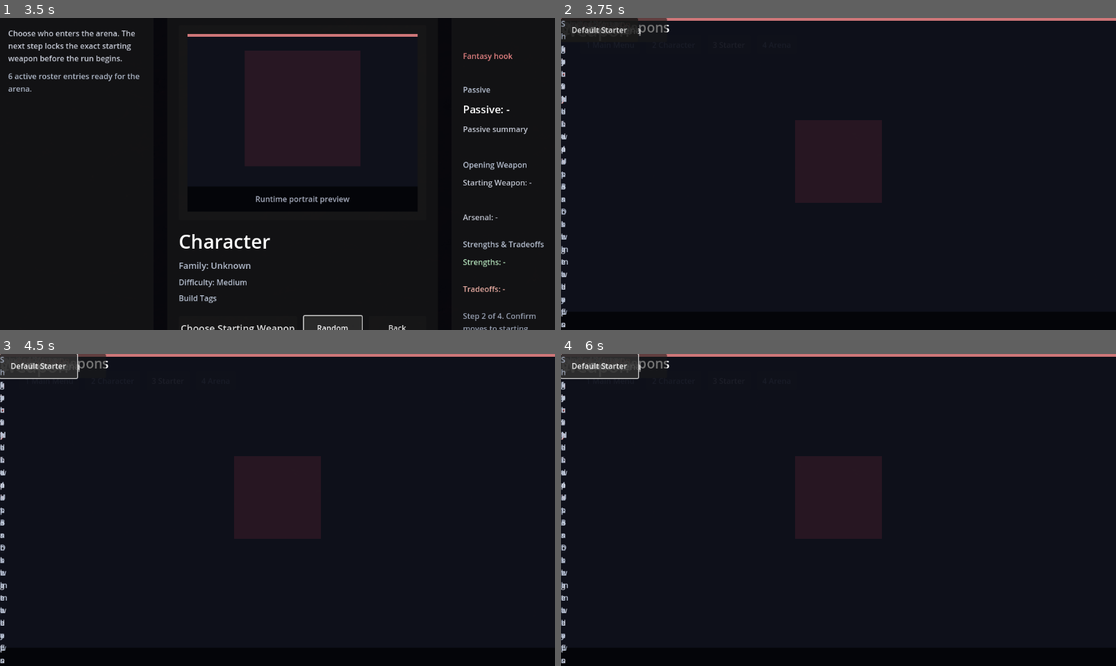
Above: before the commit, frames 1-4 (two rows, left to right).
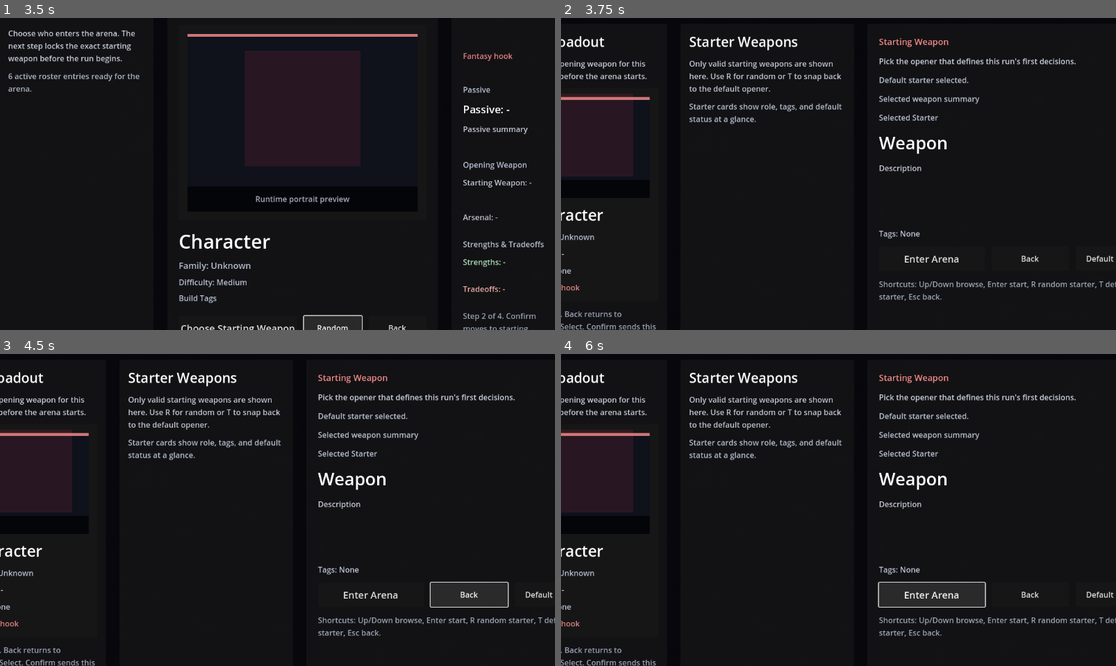
Above: after the commit, the same moments.

Repository: KevinRabbe/bullet-hell-roughe-lite
Game: Godot game, scene res://scenes/ui/MainMenu.tscn
The game is run twice, just before and just after one commit, with the same random seed, the same clock (stepped at 60 frames per second) and the same inputs.
Inputs (mouse positions are in pixels of both pictures, inside the frame that each line leads up to):
- Up to frame 1 (3.5 s): click "Start Run -> Character Select" at 0.5 s; click "Choose Starting Weapon" at 1.25 s; click "Back" at 2 s; click "Random" at 2.75 s
- Up to frame 2 (3.75 s): tap Enter at 3.5 s; move the mouse to (960, 158) at 3.52 s; hold D (move_right) from 3.53 s (still down); hold C (cycle_character) from 3.53 s (still down); click (960, 158) at 3.67 s
- Up to frame 3 (4.5 s): tap Space at 3.77 s; release D (move_right) at 4.25 s; release C (cycle_character) at 4.25 s; click "Back" at 4.25 s
- Up to frame 4 (6 s): click "Default Starter" at 5 s; click "Enter Arena" at 5.75 s

Frame 1 is identical in both runs. In frame 2, 10% of the frame differs, in the area x 0-100%, y 0-100%; in frame 3, 12%; in frame 4, 12%.
Error in both runs: Cannot call method 'get_children' on a null value. (res://scripts/ui/character_select_screen.gd:93)

Commit message:
Fix starting weapon scene parent paths

Diff:
--- a/scenes/ui/StartingWeaponSelect.tscn
+++ b/scenes/ui/StartingWeaponSelect.tscn
@@ -127,54 +127,54 @@
 size_flags_vertical = 3
 theme_override_constants/separation = 28
 
-[node name="CharacterPanel" type="PanelContainer" parent="RootMargin/MainHBox"]
+[node name="CharacterPanel" type="PanelContainer" parent="RootMargin/RootVBox/MainHBox"]
 custom_minimum_size = Vector2(320, 0)
 layout_mode = 2
 
-[node name="CharacterMargin" type="MarginContainer" parent="RootMargin/MainHBox/CharacterPanel"]
+[node name="CharacterMargin" type="MarginContainer" parent="RootMargin/RootVBox/MainHBox/CharacterPanel"]
 layout_mode = 2
 theme_override_constants/margin_left = 18
 theme_override_constants/margin_top = 18
 theme_override_constants/margin_right = 18
 theme_override_constants/margin_bottom = 18
 
-[node name="CharacterVBox" type="VBoxContainer" parent="RootMargin/MainHBox/CharacterPanel/CharacterMargin"]
+[node name="CharacterVBox" type="VBoxContainer" parent="RootMargin/RootVBox/MainHBox/CharacterPanel/CharacterMargin"]
 layout_mode = 2
 theme_override_constants/separation = 14
 
-[node name="CharacterTitle" type="Label" parent="RootMargin/MainHBox/CharacterPanel/CharacterMargin/CharacterVBox"]
+[node name="CharacterTitle" type="Label" parent="RootMargin/RootVBox/MainHBox/CharacterPanel/CharacterMargin/CharacterVBox"]
 layout_mode = 2
 theme_override_font_sizes/font_size = 28
 text = "Run Loadout"
 
-[node name="CharacterBody" type="Label" parent="RootMargin/MainHBox/CharacterPanel/CharacterMargin/CharacterVBox"]
+[node name="CharacterBody" type="Label" parent="RootMargin/RootVBox/MainHBox/CharacterPanel/CharacterMargin/CharacterVBox"]
 layout_mode = 2
 theme_override_colors/font_color = Color(0.84, 0.86, 0.91, 0.92)
 autowrap_mode = 3
 text = "Lock the opening weapon for this character before the arena starts."
 
-[node name="HeroPanel" type="PanelContainer" parent="RootMargin/MainHBox/CharacterPanel/CharacterMargin/CharacterVBox"]
+[node name="HeroPanel" type="PanelContainer" parent="RootMargin/RootVBox/MainHBox/CharacterPanel/CharacterMargin/CharacterVBox"]
 custom_minimum_size = Vector2(0, 330)
 layout_mode = 2
 size_flags_vertical = 3
 
-[node name="HeroMargin" type="MarginContainer" parent="RootMargin/MainHBox/CharacterPanel/CharacterMargin/CharacterVBox/HeroPanel"]
+[node name="HeroMargin" type="MarginContainer" parent="RootMargin/RootVBox/MainHBox/CharacterPanel/CharacterMargin/CharacterVBox/HeroPanel"]
 layout_mode = 2
 theme_override_constants/margin_left = 18
 theme_override_constants/margin_top = 18
 theme_override_constants/margin_right = 18
 theme_override_constants/margin_bottom = 18
 
-[node name="HeroVBox" type="VBoxContainer" parent="RootMargin/MainHBox/CharacterPanel/CharacterMargin/CharacterVBox/HeroPanel/HeroMargin"]
+[node name="HeroVBox" type="VBoxContainer" parent="RootMargin/RootVBox/MainHBox/CharacterPanel/CharacterMargin/CharacterVBox/HeroPanel/HeroMargin"]
 layout_mode = 2
 theme_override_constants/separation = 12
 
-[node name="PortraitStage" type="Control" parent="RootMargin/MainHBox/CharacterPanel/CharacterMargin/CharacterVBox/HeroPanel/HeroMargin/HeroVBox"]
+[node name="PortraitStage" type="Control" parent="RootMargin/RootVBox/MainHBox/CharacterPanel/CharacterMargin/CharacterVBox/HeroPanel/HeroMargin/HeroVBox"]
 custom_minimum_size = Vector2(0, 210)
 layout_mode = 2
 size_flags_vertical = 3
 
-[node name="PortraitBackdrop" type="ColorRect" parent="RootMargin/MainHBox/CharacterPanel/CharacterMargin/CharacterVBox/HeroPanel/HeroMargin/HeroVBox/PortraitStage"]
+[node name="PortraitBackdrop" type="ColorRect" parent="RootMargin/RootVBox/MainHBox/CharacterPanel/CharacterMargin/CharacterVBox/HeroPanel/HeroMargin/HeroVBox/PortraitStage"]
 layout_mode = 1
 anchors_preset = 15
 anchor_right = 1.0
@@ -183,7 +183,7 @@
 grow_vertical = 2
 color = Color(0.0588235, 0.0666667, 0.105882, 0.94)
 
-[node name="PortraitHalo" type="ColorRect" parent="RootMargin/MainHBox/CharacterPanel/CharacterMargin/CharacterVBox/HeroPanel/HeroMargin/HeroVBox/PortraitStage"]
+[node name="PortraitHalo" type="ColorRect" parent="RootMargin/RootVBox/MainHBox/CharacterPanel/CharacterMargin/CharacterVBox/HeroPanel/HeroMargin/HeroVBox/PortraitStage"]
 layout_mode = 1
 anchors_preset = 8
 anchor_left = 0.5
@@ -198,7 +198,7 @@
 grow_vertical = 2
 color = Color(0.592157, 0.2, 0.286275, 0.18)
 
-[node name="PortraitAccentBar" type="ColorRect" parent="RootMargin/MainHBox/CharacterPanel/CharacterMargin/CharacterVBox/HeroPanel/HeroMargin/HeroVBox/PortraitStage"]
+[node name="PortraitAccentBar" type="ColorRect" parent="RootMargin/RootVBox/MainHBox/CharacterPanel/CharacterMargin/CharacterVBox/HeroPanel/HeroMargin/HeroVBox/PortraitStage"]
 layout_mode = 1
 anchors_preset = 10
 anchor_right = 1.0
@@ -206,7 +206,7 @@
 grow_horizontal = 2
 color = Color(0.992157, 0.560784, 0.560784, 0.8)
 
-[node name="PortraitFloor" type="ColorRect" parent="RootMargin/MainHBox/CharacterPanel/CharacterMargin/CharacterVBox/HeroPanel/HeroMargin/HeroVBox/PortraitStage"]
+[node name="PortraitFloor" type="ColorRect" parent="RootMargin/RootVBox/MainHBox/CharacterPanel/CharacterMargin/CharacterVBox/HeroPanel/HeroMargin/HeroVBox/PortraitStage"]
 layout_mode = 1
 anchors_preset = 12
 anchor_top = 1.0
@@ -217,178 +217,178 @@
 grow_vertical = 0
 color = Color(0.0117647, 0.0156863, 0.027451, 0.88)
 
-[node name="PortraitCenter" type="CenterContainer" parent="RootMargin/MainHBox/CharacterPanel/CharacterMargin/CharacterVBox/HeroPanel/HeroMargin/HeroVBox/PortraitStage"]
-layout_mode = 1
-anchors_preset = 15
-anchor_right = 1.0
-anchor_bottom = 1.0
-grow_horizontal = 2
-grow_vertical = 2
-
-[node name="PortraitRect" type="TextureRect" parent="RootMargin/MainHBox/CharacterPanel/CharacterMargin/CharacterVBox/HeroPanel/HeroMargin/HeroVBox/PortraitStage/PortraitCenter"]
+[node name="PortraitCenter" type="CenterContainer" parent="RootMargin/RootVBox/MainHBox/CharacterPanel/CharacterMargin/CharacterVBox/HeroPanel/HeroMargin/HeroVBox/PortraitStage"]
+layout_mode = 1
+anchors_preset = 15
+anchor_right = 1.0
+anchor_bottom = 1.0
+grow_horizontal = 2
+grow_vertical = 2
+
+[node name="PortraitRect" type="TextureRect" parent="RootMargin/RootVBox/MainHBox/CharacterPanel/CharacterMargin/CharacterVBox/HeroPanel/HeroMargin/HeroVBox/PortraitStage/PortraitCenter"]
 custom_minimum_size = Vector2(0, 180)
 layout_mode = 2
 size_flags_horizontal = 4
 expand_mode = 1
 stretch_mode = 5
 
-[node name="CharacterName" type="Label" parent="RootMargin/MainHBox/CharacterPanel/CharacterMargin/CharacterVBox/HeroPanel/HeroMargin/HeroVBox"]
+[node name="CharacterName" type="Label" parent="RootMargin/RootVBox/MainHBox/CharacterPanel/CharacterMargin/CharacterVBox/HeroPanel/HeroMargin/HeroVBox"]
 layout_mode = 2
 theme_override_font_sizes/font_size = 32
 text = "Character"
 
-[node name="CharacterFamily" type="Label" parent="RootMargin/MainHBox/CharacterPanel/CharacterMargin/CharacterVBox/HeroPanel/HeroMargin/HeroVBox"]
+[node name="CharacterFamily" type="Label" parent="RootMargin/RootVBox/MainHBox/CharacterPanel/CharacterMargin/CharacterVBox/HeroPanel/HeroMargin/HeroVBox"]
 layout_mode = 2
 theme_override_colors/font_color = Color(0.75, 0.79, 0.86, 0.95)
 text = "Family: Unknown"
 
-[node name="PassiveLabel" type="Label" parent="RootMargin/MainHBox/CharacterPanel/CharacterMargin/CharacterVBox/HeroPanel/HeroMargin/HeroVBox"]
+[node name="PassiveLabel" type="Label" parent="RootMargin/RootVBox/MainHBox/CharacterPanel/CharacterMargin/CharacterVBox/HeroPanel/HeroMargin/HeroVBox"]
 layout_mode = 2
 theme_override_colors/font_color = Color(0.84, 0.86, 0.91, 0.92)
 autowrap_mode = 3
 text = "Passive: -"
 
-[node name="CharacterTags" type="Label" parent="RootMargin/MainHBox/CharacterPanel/CharacterMargin/CharacterVBox/HeroPanel/HeroMargin/HeroVBox"]
+[node name="CharacterTags" type="Label" parent="RootMargin/RootVBox/MainHBox/CharacterPanel/CharacterMargin/CharacterVBox/HeroPanel/HeroMargin/HeroVBox"]
 layout_mode = 2
 theme_override_colors/font_color = Color(0.75, 0.79, 0.86, 0.95)
 autowrap_mode = 3
 text = "Tags: None"
 
-[node name="FantasyHook" type="Label" parent="RootMargin/MainHBox/CharacterPanel/CharacterMargin/CharacterVBox/HeroPanel/HeroMargin/HeroVBox"]
+[node name="FantasyHook" type="Label" parent="RootMargin/RootVBox/MainHBox/CharacterPanel/CharacterMargin/CharacterVBox/HeroPanel/HeroMargin/HeroVBox"]
 layout_mode = 2
 theme_override_colors/font_color = Color(0.992157, 0.560784, 0.560784, 0.9)
 autowrap_mode = 3
 text = "Fantasy hook"
 
-[node name="CharacterHint" type="Label" parent="RootMargin/MainHBox/CharacterPanel/CharacterMargin/CharacterVBox"]
+[node name="CharacterHint" type="Label" parent="RootMargin/RootVBox/MainHBox/CharacterPanel/CharacterMargin/CharacterVBox"]
 layout_mode = 2
 theme_override_colors/font_color = Color(0.68, 0.72, 0.8, 0.88)
 autowrap_mode = 3
 text = "Step 3 of 4. Back returns to Character Select. Confirm sends this exact starter into the run."
 
-[node name="WeaponPanel" type="PanelContainer" parent="RootMargin/MainHBox"]
+[node name="WeaponPanel" type="PanelContainer" parent="RootMargin/RootVBox/MainHBox"]
 custom_minimum_size = Vector2(360, 0)
 layout_mode = 2
 
-[node name="WeaponMargin" type="MarginContainer" parent="RootMargin/MainHBox/WeaponPanel"]
+[node name="WeaponMargin" type="MarginContainer" parent="RootMargin/RootVBox/MainHBox/WeaponPanel"]
 layout_mode = 2
 theme_override_constants/margin_left = 18
 theme_override_constants/margin_top = 18
 theme_override_constants/margin_right = 18
 theme_override_constants/margin_bottom = 18
 
-[node name="WeaponVBox" type="VBoxContainer" parent="RootMargin/MainHBox/WeaponPanel/WeaponMargin"]
+[node name="WeaponVBox" type="VBoxContainer" parent="RootMargin/RootVBox/MainHBox/WeaponPanel/WeaponMargin"]
 layout_mode = 2
 theme_override_constants/separation = 14
 
-[node name="WeaponTitle" type="Label" parent="RootMargin/MainHBox/WeaponPanel/WeaponMargin/WeaponVBox"]
+[node name="WeaponTitle" type="Label" parent="RootMargin/RootVBox/MainHBox/WeaponPanel/WeaponMargin/WeaponVBox"]
 layout_mode = 2
 theme_override_font_sizes/font_size = 28
 text = "Starter Weapons"
 
-[node name="WeaponBody" type="Label" parent="RootMargin/MainHBox/WeaponPanel/WeaponMargin/WeaponVBox"]
+[node name="WeaponBody" type="Label" parent="RootMargin/RootVBox/MainHBox/WeaponPanel/WeaponMargin/WeaponVBox"]
 layout_mode = 2
 theme_override_colors/font_color = Color(0.84, 0.86, 0.91, 0.92)
 autowrap_mode = 3
 text = "Only valid starting weapons are shown here. Use R for random or T to snap back to the default opener."
 
-[node name="WeaponStatus" type="Label" parent="RootMargin/MainHBox/WeaponPanel/WeaponMargin/WeaponVBox"]
+[node name="WeaponStatus" type="Label" parent="RootMargin/RootVBox/MainHBox/WeaponPanel/WeaponMargin/WeaponVBox"]
 layout_mode = 2
 theme_override_colors/font_color = Color(0.75, 0.79, 0.86, 0.92)
 autowrap_mode = 3
 text = "Starter cards show role, tags, and default status at a glance."
 
-[node name="WeaponList" type="GridContainer" parent="RootMargin/MainHBox/WeaponPanel/WeaponMargin/WeaponVBox"]
+[node name="WeaponList" type="GridContainer" parent="RootMargin/RootVBox/MainHBox/WeaponPanel/WeaponMargin/WeaponVBox"]
 layout_mode = 2
 size_flags_vertical = 3
 columns = 2
 theme_override_constants/h_separation = 10
 theme_override_constants/v_separation = 10
 
-[node name="DetailPanel" type="PanelContainer" parent="RootMargin/MainHBox"]
+[node name="DetailPanel" type="PanelContainer" parent="RootMargin/RootVBox/MainHBox"]
 layout_mode = 2
 size_flags_horizontal = 3
 
-[node name="DetailMargin" type="MarginContainer" parent="RootMargin/MainHBox/DetailPanel"]
+[node name="DetailMargin" type="MarginContainer" parent="RootMargin/RootVBox/MainHBox/DetailPanel"]
 layout_mode = 2
 theme_override_constants/margin_left = 24
 theme_override_constants/margin_top = 24
 theme_override_constants/margin_right = 24
 theme_override_constants/margin_bottom = 24
 
-[node name="DetailVBox" type="VBoxContainer" parent="RootMargin/MainHBox/DetailPanel/DetailMargin"]
+[node name="DetailVBox" type="VBoxContainer" parent="RootMargin/RootVBox/MainHBox/DetailPanel/DetailMargin"]
 layout_mode = 2
 theme_override_constants/separation = 16
 
-[node name="Title" type="Label" parent="RootMargin/MainHBox/DetailPanel/DetailMargin/DetailVBox"]
+[node name="Title" type="Label" parent="RootMargin/RootVBox/MainHBox/DetailPanel/DetailMargin/DetailVBox"]
 layout_mode = 2
 theme_override_colors/font_color = Color(0.992157, 0.560784, 0.560784, 0.95)
 theme_override_font_sizes/font_size = 18
 text = "Starting Weapon"
 
-[node name="Headline" type="Label" parent="RootMargin/MainHBox/DetailPanel/DetailMargin/DetailVBox"]
+[node name="Headline" type="Label" parent="RootMargin/RootVBox/MainHBox/DetailPanel/DetailMargin/DetailVBox"]
 layout_mode = 2
 theme_override_colors/font_color = Color(0.84, 0.86, 0.91, 0.92)
 autowrap_mode = 3
 text = "Pick the opener that defines this run's first decisions."
 
-[node name="SelectionState" type="Label" parent="RootMargin/MainHBox/DetailPanel/DetailMargin/DetailVBox"]
+[node name="SelectionState" type="Label" parent="RootMargin/RootVBox/MainHBox/DetailPanel/DetailMargin/DetailVBox"]
 layout_mode = 2
 theme_override_colors/font_color = Color(0.75, 0.79, 0.86, 0.95)
 autowrap_mode = 3
 text = "Default starter selected."
 
-[node name="SelectionSummary" type="Label" parent="RootMargin/MainHBox/DetailPanel/DetailMargin/DetailVBox"]
+[node name="SelectionSummary" type="Label" parent="RootMargin/RootVBox/MainHBox/DetailPanel/DetailMargin/DetailVBox"]
 layout_mode = 2
 theme_override_colors/font_color = Color(0.75, 0.79, 0.86, 0.95)
 autowrap_mode = 3
 text = "Selected weapon summary"
 
-[node name="SelectedSectionLabel" type="Label" parent="RootMargin/MainHBox/DetailPanel/DetailMargin/DetailVBox"]
+[node name="SelectedSectionLabel" type="Label" parent="RootMargin/RootVBox/MainHBox/DetailPanel/DetailMargin/DetailVBox"]
 layout_mode = 2
 theme_override_colors/font_color = Color(0.75, 0.79, 0.86, 0.95)
 theme_override_font_sizes/font_size = 16
 text = "Selected Starter"
 
-[node name="SelectedName" type="Label" parent="RootMargin/MainHBox/DetailPanel/DetailMargin/DetailVBox"]
+[node name="SelectedName" type="Label" parent="RootMargin/RootVBox/MainHBox/DetailPanel/DetailMargin/DetailVBox"]
 layout_mode = 2
 theme_override_font_sizes/font_size = 36
 text = "Weapon"
 
-[node name="SelectedDescription" type="Label" parent="RootMargin/MainHBox/DetailPanel/DetailMargin/DetailVBox"]
+[node name="SelectedDescription" type="Label" parent="RootMargin/RootVBox/MainHBox/DetailPanel/DetailMargin/DetailVBox"]
 custom_minimum_size = Vector2(0, 120)
 layout_mode = 2
 theme_override_colors/font_color = Color(0.84, 0.86, 0.91, 0.92)
 autowrap_mode = 3
 text = "Description"
 
-[node name="SelectedTags" type="Label" parent="RootMargin/MainHBox/DetailPanel/DetailMargin/DetailVBox"]
+[node name="SelectedTags" type="Label" parent="RootMargin/RootVBox/MainHBox/DetailPanel/DetailMargin/DetailVBox"]
 layout_mode = 2
 theme_override_colors/font_color = Color(0.75, 0.79, 0.86, 0.95)
 autowrap_mode = 3
 text = "Tags: None"
 
-[node name="ActionRow" type="HBoxContainer" parent="RootMargin/MainHBox/DetailPanel/DetailMargin/DetailVBox"]
+[node name="ActionRow" type="HBoxContainer" parent="RootMargin/RootVBox/MainHBox/DetailPanel/DetailMargin/DetailVBox"]
 layout_mode = 2
 theme_override_constants/separation = 14
 
-[node name="ConfirmButton" type="Button" parent="RootMargin/MainHBox/DetailPanel/DetailMargin/DetailVBox/ActionRow"]
+[node name="ConfirmButton" type="Button" parent="RootMargin/RootVBox/MainHBox/DetailPanel/DetailMargin/DetailVBox/ActionRow"]
 custom_minimum_size = Vector2(220, 50)
 layout_mode = 2
 theme_override_font_sizes/font_size = 20
 text = "Enter Arena"
 
-[node name="BackButton" type="Button" parent="RootMargin/MainHBox/DetailPanel/DetailMargin/DetailVBox/ActionRow"]
+[node name="BackButton" type="Button" parent="RootMargin/RootVBox/MainHBox/DetailPanel/DetailMargin/DetailVBox/ActionRow"]
 custom_minimum_size = Vector2(160, 50)
 layout_mode = 2
 text = "Back"
 
-[node name="DefaultButton" type="Button" parent="RootMargin/MainHBox/DetailPanel/DetailMargin/DetailVBox/ActionRow"]
+[node name="DefaultButton" type="Button" parent="RootMargin/RootVBox/MainHBox/DetailPanel/DetailMargin/DetailVBox/ActionRow"]
 custom_minimum_size = Vector2(160, 50)
 layout_mode = 2
 text = "Default Starter"
 
-[node name="HintLabel" type="Label" parent="RootMargin/MainHBox/DetailPanel/DetailMargin/DetailVBox"]
+[node name="HintLabel" type="Label" parent="RootMargin/RootVBox/MainHBox/DetailPanel/DetailMargin/DetailVBox"]
 layout_mode = 2
 theme_override_colors/font_color = Color(0.68, 0.72, 0.8, 0.88)
 autowrap_mode = 3
